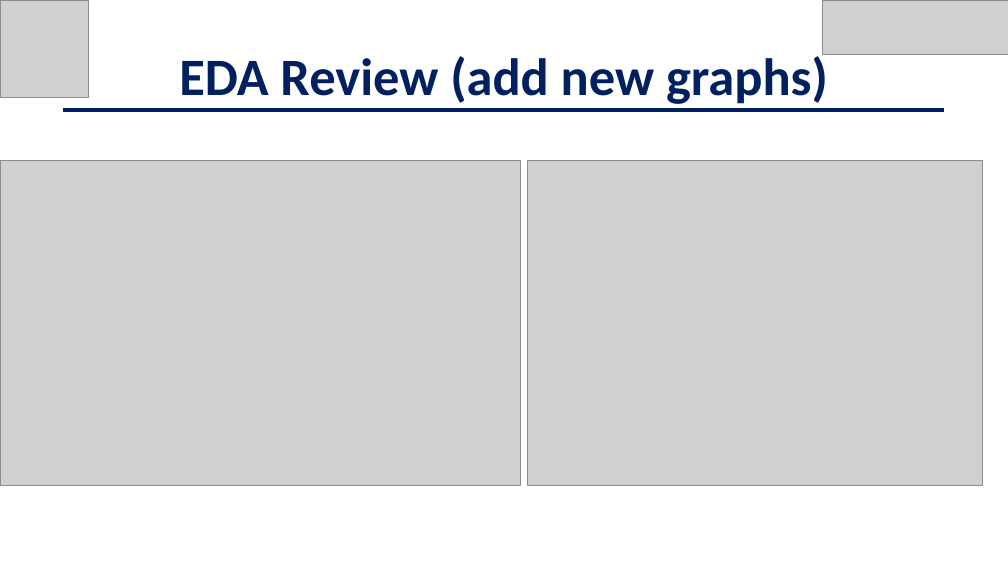
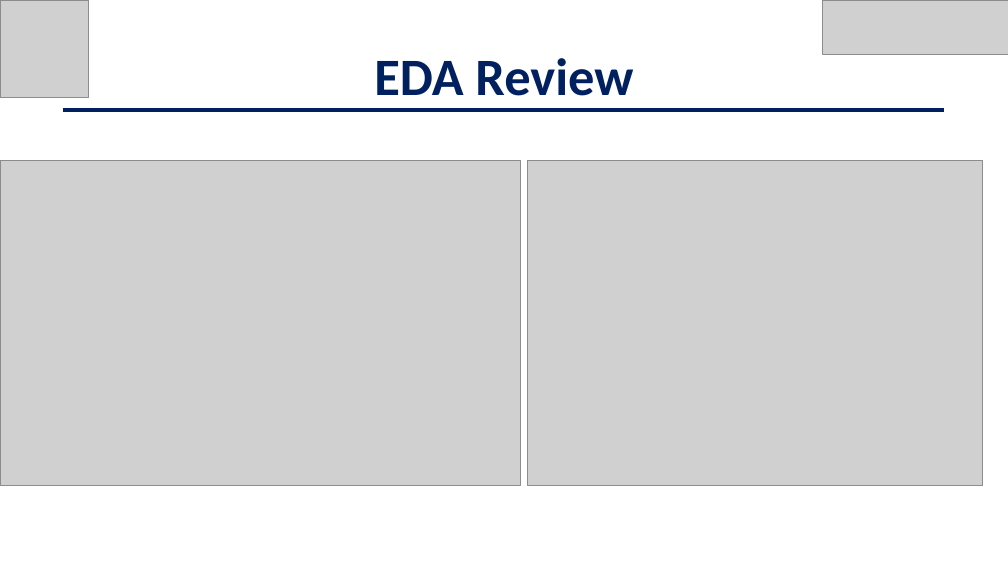
Before and after one commit to jschild01/JMB_DATS_6101, a slide deck: slide 5 of Project2/EDA_LendingClub_Slides - Project 2.pptx. Drawn at 1008x567 pixels with LibreOffice and Linux fonts; fonts in the diff are those of the drawing; grey boxes stand for pictures. Boxes give left, top, right and bottom in pixels: in the first picture for what was removed or moved away, otherwise in the second. Text is boxed around its words. In the diff, an @@ line names an element or a change of style, - is before the commit and + after.

```diff
--- a/Project2/EDA_LendingClub_Slides - Project 2.pptx
+++ b/Project2/EDA_LendingClub_Slides - Project 2.pptx
@@ text at [374, 58, 633, 96]: text changed @@
-EDA Review (add new graphs)
+EDA Review
```
Also in this commit, not shown: 6 other slides changed, 1 slide added.
